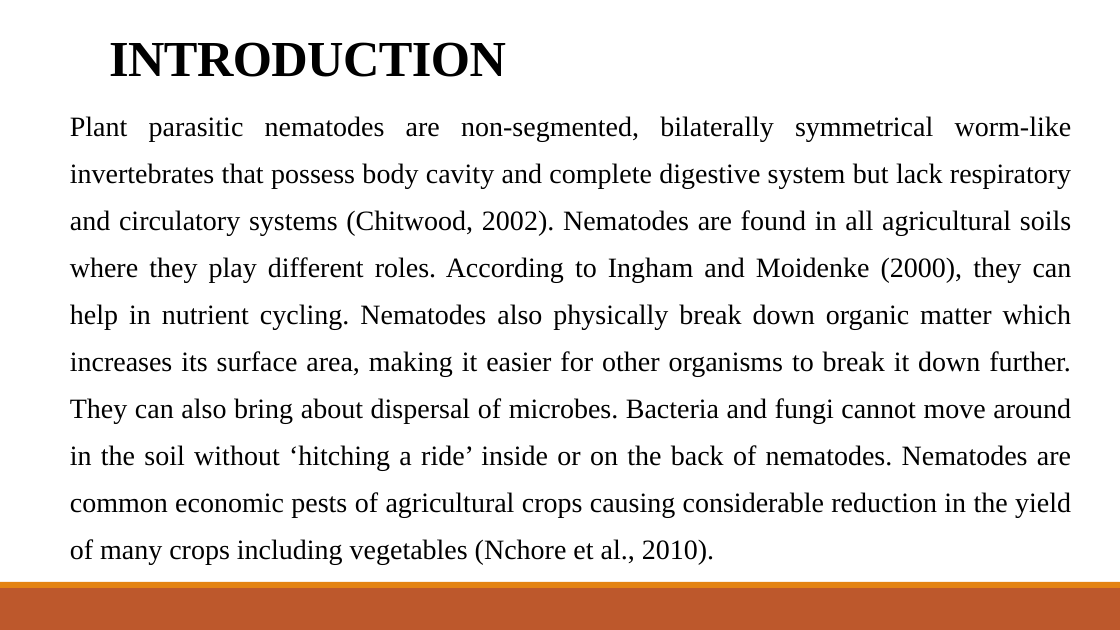
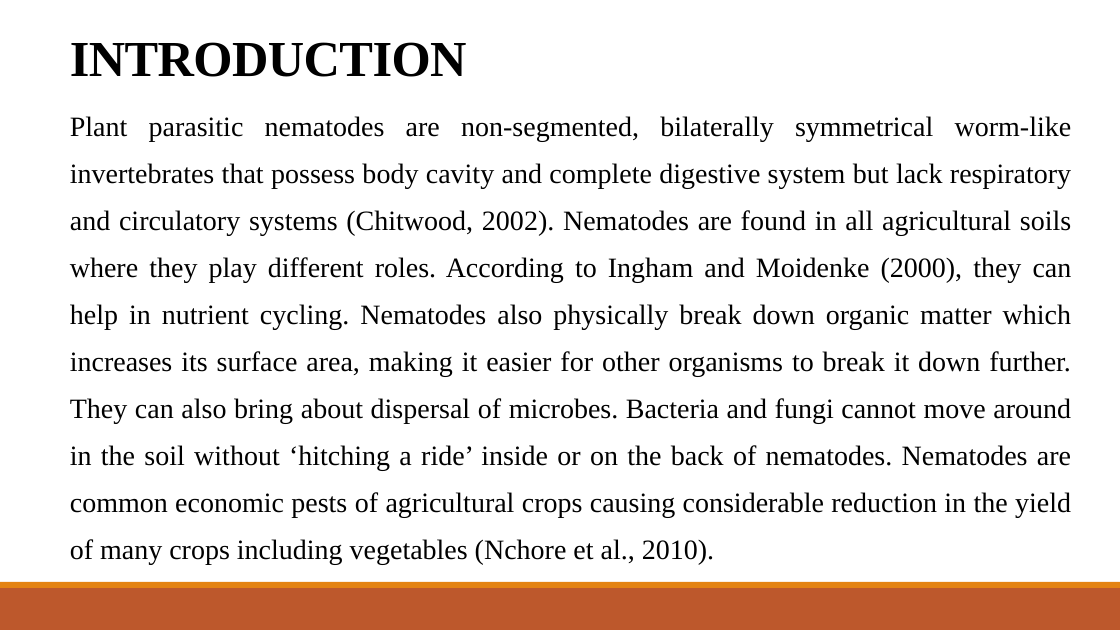
Before and after one commit to Akamshu/documents, a slide deck: slide 2 of PROJECT 2023/EB/GLORY/POWERPOINT.pptx. Drawn at 1120x630 pixels with LibreOffice and Linux fonts; fonts in the diff are those of the drawing. Boxes give left, top, right and bottom in pixels: in the first picture for what was removed or moved away, otherwise in the second. Text is boxed around its words. In the diff, an @@ line names an element or a change of style, - is before the commit and + after.

```diff
--- a/PROJECT 2023/EB/GLORY/POWERPOINT.pptx
+++ b/PROJECT 2023/EB/GLORY/POWERPOINT.pptx
@@ title "INTRODUCTION": place and size @@
-title "INTRODUCTION" at (109, 42, 506, 77)
+title "INTRODUCTION" at (70, 42, 467, 77)
```
Also in this commit, not shown: 1 other slide changed, 5 slides added, 1 slide removed, 30 other files.
